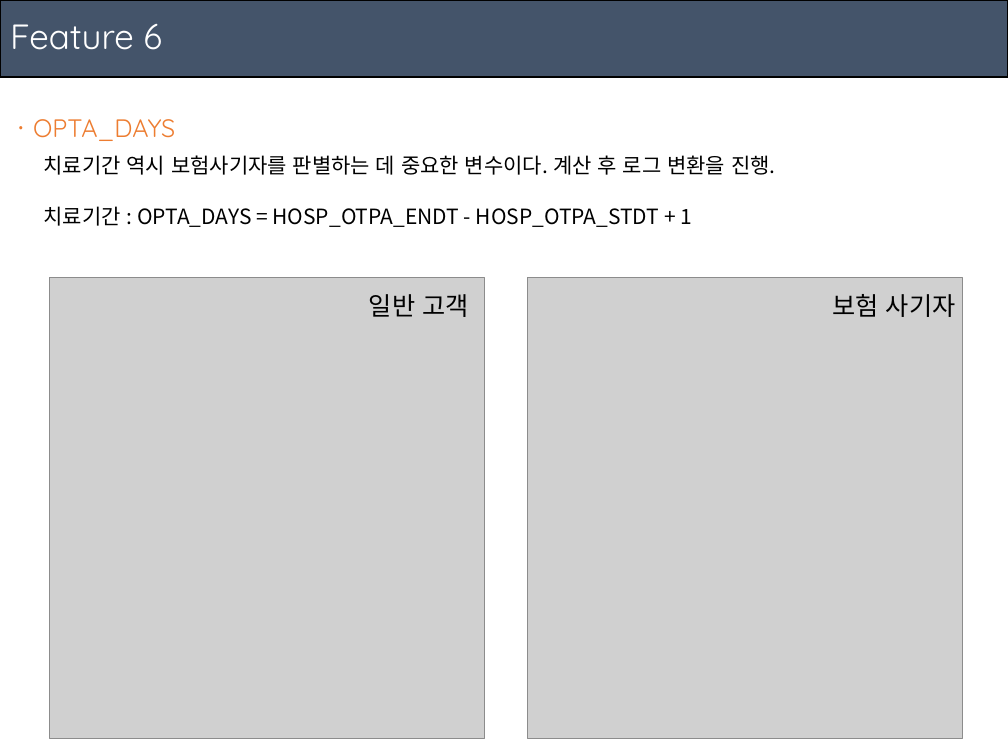
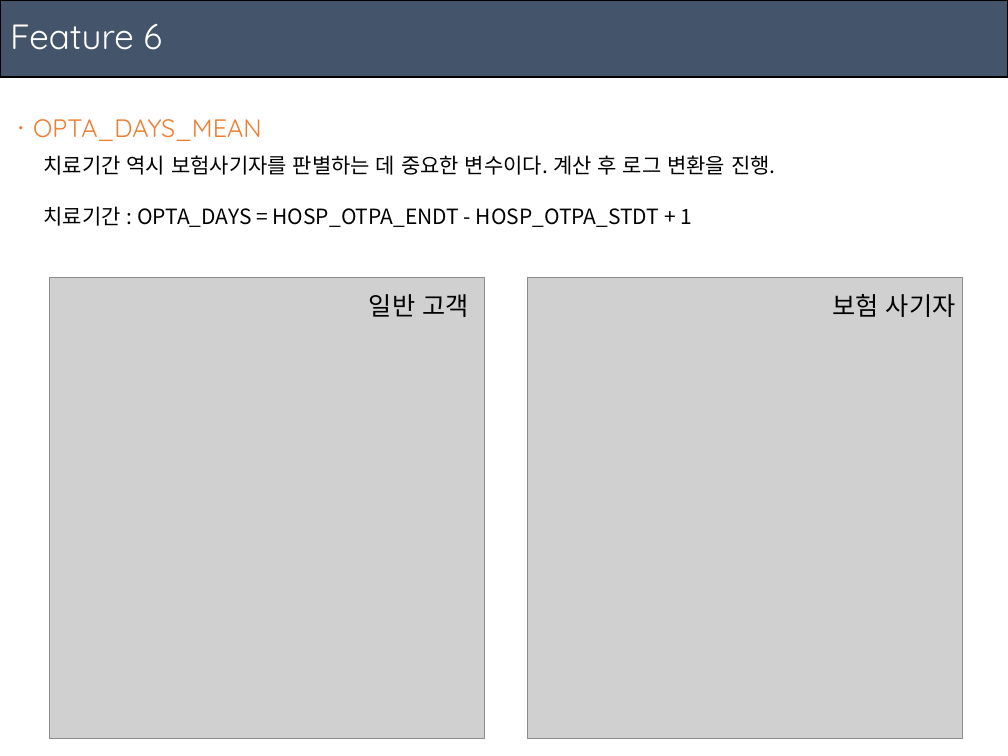
Before and after one commit to ajskdlf64/Bachelor-of-Statistics, a slide deck: slide 12 of 2019 - 02/[응용통계학과] 데이터마이닝/Insuracne Model/Model.pptx. Drawn at 1008x756 pixels with LibreOffice and Linux fonts; fonts in the diff are those of the drawing; grey boxes stand for pictures. Boxes give left, top, right and bottom in pixels: in the first picture for what was removed or moved away, otherwise in the second. Text is boxed around its words. In the diff, an @@ line names an element or a change of style, - is before the commit and + after.

```diff
--- a/2019 - 02/[응용통계학과] 데이터마이닝/Insuracne Model/Model.pptx
+++ b/2019 - 02/[응용통계학과] 데이터마이닝/Insuracne Model/Model.pptx
@@ text at (x1=10, y1=119, x2=262, y2=141): text changed @@
-ㆍOPTA_DAYS
+ㆍOPTA_DAYS_MEAN
```
Also in this commit, not shown: 10 other slides changed, 6 slides added, 4 slides removed, 7 other files.
